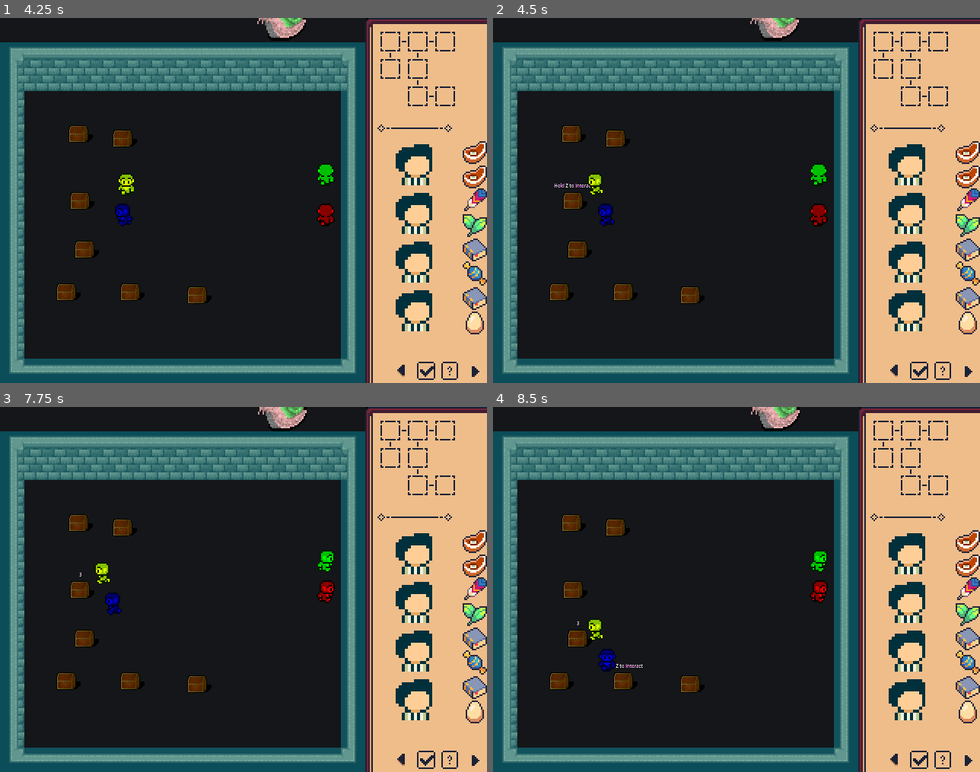
Above: before the commit, frames 1-4 (two rows, left to right).
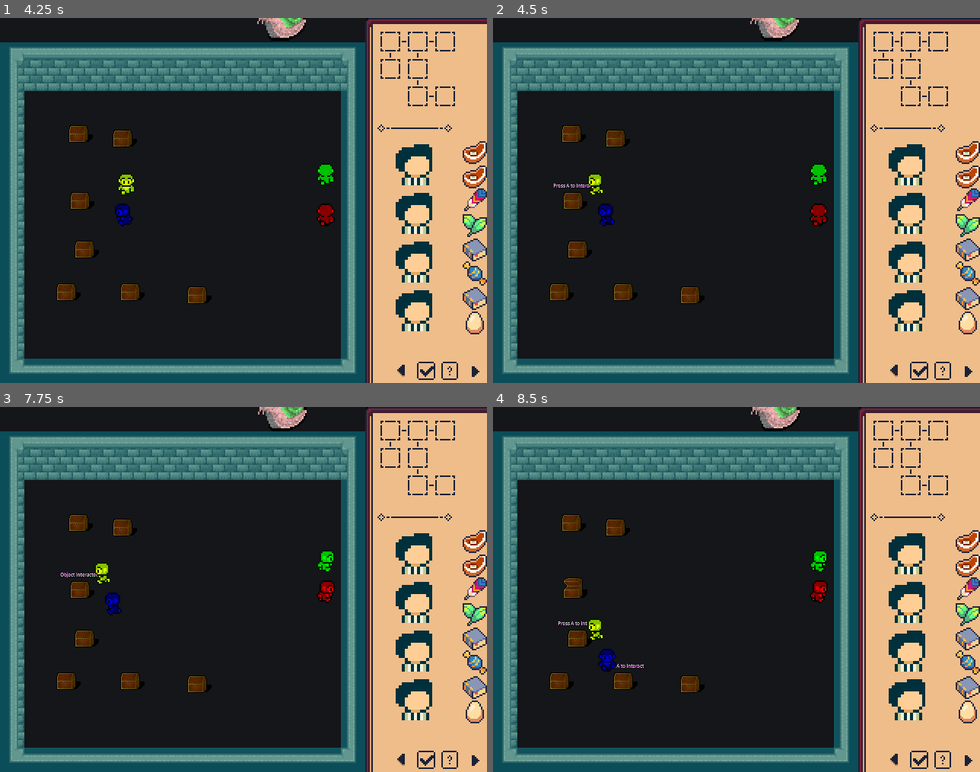
Above: after the commit, the same moments.

Repository: AmmarRica/BoardToScreen
Game: Godot game, scene res://Levels/DemoLevels/player_movement_demo_scene.tscn
The game is run twice, just before and just after one commit, with the same random seed, the same clock (stepped at 60 frames per second) and the same inputs.
Inputs:
- Up to frame 1 (4.25 s): tap Enter at 0.5, 2 s; hold D (right) 0.53-1.28 s; hold Z (A) 0.53-1.28 s; tap Space at 1.25, 3.5 s; hold S (down) 1.28-2.03 s; tap Z (A) at 1.35, 2.3, 3.05, 3.8 s; hold D (right) 2.03-2.78 s; hold 1 (player1) 2.03-2.78 s; hold W (up) 2.78-3.53 s; tap 2 (player2) at 2.85 s; hold A (left) from 3.53 s (still down); hold 3 (player3) from 3.53 s (still down)
- Up to frame 2 (4.5 s): keep holding A (left); release 3 (player3) at 4.28 s; tap 4 (player4) at 4.35 s
- Up to frame 3 (7.75 s): tap Z (A) at 4.55, 5.85, 6.8, 7.55 s; tap Enter at 5 s; release A (left) at 5.03 s; hold S (down) 5.03-5.78 s; hold Z (A) 5.03-5.78 s; tap Space at 5.75 s; hold D (right) 5.78-6.53 s; hold W (up) 6.53-7.28 s; hold 1 (player1) 6.53-7.28 s; hold D (right) from 7.28 s (still down); tap 2 (player2) at 7.35 s
- Up to frame 4 (8.5 s): release D (right) at 8.03 s; hold S (down) from 8.03 s (still down); hold 3 (player3) from 8.03 s (still down); tap Z (A) at 8.3 s

Frame 1 is identical in both runs. In frame 2, less than 0.1% of the frame differs, in the area x 12-20%, y 45-47%; in frame 3, less than 0.1%; in frame 4, 0.2%, in the area x 13-32%, y 46-72%.

Commit message:
changed controls system to allow users to be able to open chest without having

Diff:
--- a/Levels/DemoLevels/InteractiveObject.gd
+++ b/Levels/DemoLevels/InteractiveObject.gd
@@ -1,72 +1,59 @@
 extends Area2D
 
 @export var object_opened: bool = false
-@export var hold_time_required: float = 3.0  # Time in seconds to hold the button before interaction (e.g., 3 seconds)
+@export var hold_time_required: float = 3.0  # Time in seconds before interaction
 @onready var interact_text: Label = $Label  # Reference to the Label node
 @onready var object_sprite: AnimatedSprite2D = $AnimatedSprite2D  # Reference to the AnimatedSprite2D node
 
 var player_in_range: bool = false
-var holding_time: float = 0.0  # Time accumulated while holding the button
-var countdown: float = hold_time_required  # Countdown timer (starts at the required hold time)
-var is_counting_down: bool = false  # Flag to check if the countdown is active
+var holding_time: float = 0.0  # Time accumulated
+var countdown: float = hold_time_required  # Countdown timer
+var is_counting_down: bool = false  # Flag for countdown
+var button_pressed: bool = false  # Tracks if the button was pressed
 
-# Called when the node enters the scene tree for the first time.
 func _ready() -> void:
-	# Ensure interact_text is assigned correctly
 	if interact_text:
-		interact_text.text = ""  # Initially no interaction text
-		interact_text.visible = false  # Make sure the text is hidden
+		interact_text.text = ""
+		interact_text.visible = false
 	else:
-		print("Error: Label node not found!")  # Debug message if the Label node isn't found
+		print("Error: Label node not found!")
 
-# Detect when any player enters the object's area
 func _on_InteractiveObject_area_entered(body: Node) -> void:
-	if body.is_in_group("player") and not object_opened:  # Check if the body that entered is part of the player group
+	if body.is_in_group("player") and not object_opened:
 		player_in_range = true
-		interact_text.text = "Hold Z to Interact"
+		interact_text.text = "Press A to Interact"
 		interact_text.visible = true
 
-# Detect when any player exits the object's area
 func _on_InteractiveObject_area_exited(body: Node) -> void:
-	if body.is_in_group("player"):  # Check if the body that exited is part of the player group
+	if body.is_in_group("player"):
 		player_in_range = false
 		interact_text.visible = false
-		holding_time = 0.0  # Reset hold time if the player leaves the area
-		countdown = hold_time_required  # Reset the countdown timer
+		holding_time = 0.0
+		countdown = hold_time_required
+		is_counting_down = false
+		button_pressed = false  # Reset the button press when leaving
 
-# Called every frame. 'delta' is the elapsed time since the previous frame.
 func _process(delta: float) -> void:
-	# Start counting down when the player is within range and holding Z, but only if the object is not opened
-	if player_in_range and Input.is_action_pressed("A")  and not object_opened:
-		if not is_counting_down:
-			is_counting_down = true  # Start the countdown when Z is pressed
-		holding_time += delta  # Increment the holding time
-		countdown = max(0, hold_time_required - holding_time)  # Decrease the countdown
+	if player_in_range and Input.is_action_just_pressed("A") and not object_opened:
+		button_pressed = true  # Player has pressed the button
+		is_counting_down = true  # Start the countdown
 
-		# Display the countdown in the label, starting from 1 second to hold_time_required
-		interact_text.text = str(int(countdown) + 1)  # Add 1 to prevent showing 0 or negative numbers
+	if button_pressed and player_in_range and not object_opened:
+		holding_time += delta
+		countdown = max(0, hold_time_required - holding_time)
 
-		# If the hold time exceeds the required time, open the object
+		interact_text.text = str(int(countdown) + 1)
+
 		if holding_time >= hold_time_required:
-			if not object_opened:
-				open_object()
-	else:
-		holding_time = 0.0  # Reset the holding time if the player stops holding Z
-		countdown = hold_time_required  # Reset the countdown to the initial value
-		if is_counting_down:
-			is_counting_down = false  # Stop the countdown when Z is released
+			open_object()
 
-# Function to "open" or "interact" with the object
 func open_object() -> void:
-	object_opened = true  # Mark the object as opened
-	object_sprite.play("open")  # Play the "open" animation (make sure the animation exists)
-
-	interact_text.text = "Object Interacted!"  # Update the text when the object is opened
-	interact_text.visible = true  # Ensure the text is visible after the interaction
-
-	# Disable further interaction
-	player_in_range = false  # Stop interaction since the object is opened
-
+	object_opened = true
+	object_sprite.play("open")
+	interact_text.text = "Object Interacted!"
+	interact_text.visible = true
+	is_counting_down = false
+	player_in_range = false
 
 func _on_body_entered(body: Node2D) -> void:
 	_on_InteractiveObject_area_entered(body)
